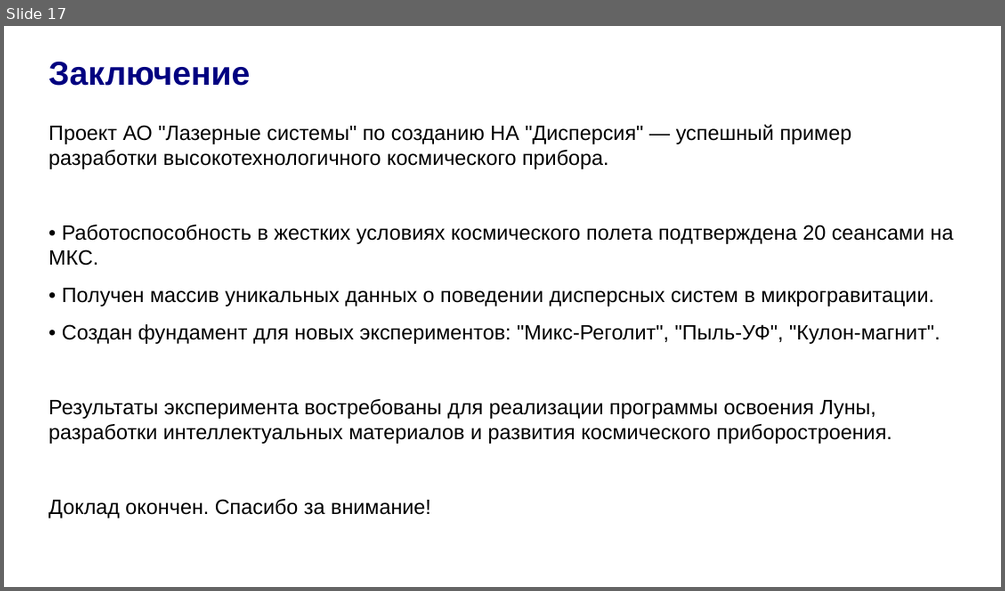
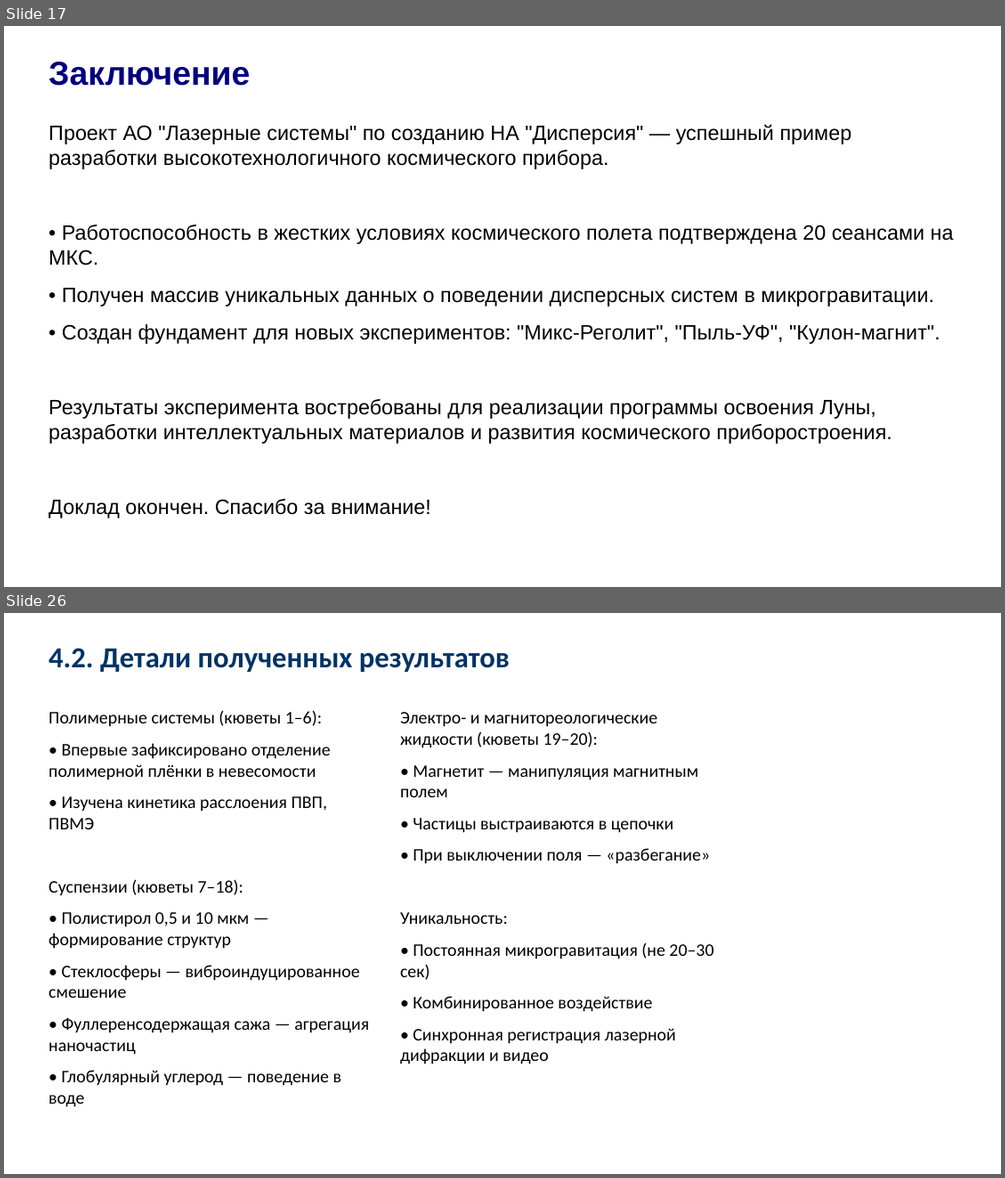
Before and after one commit to Evgeniy-makdak/Report_Project_Dispersion, a slide deck: Презентация_Дисперсия_Волков_Евгений.pptx. Shown one above the other, each under a label of ours: slide 17 before the commit, slides 17 and 26 after it; the slides between them are not shown. The pictures are 1005x591 and 1005x1178 pixels, drawn with LibreOffice and Linux fonts; fonts in the diff are those of the drawing. Boxes give left, top, right and bottom in pixels: in the first picture for what was removed or moved away, otherwise in the second. Text is boxed around its words. In the diff, an @@ line names an element or a change of style, - is before the commit and + after.

Commit message:
Дополнил доклад и презентацию: добавлены детали из исходных материалов (Микс-Реголит, Пыль-УФ, предыстория исследований, технические характеристики). Доклад переписан в стиле Фейнмана — живой разговорный язык без технических номеров. Презентация расширена с 17 до 29 слайдов с изображениями.

```diff
--- a/Презентация_Дисперсия_Волков_Евгений.pptx
+++ b/Презентация_Дисперсия_Волков_Евгений.pptx
@@ slide 26 added at bbox=[4, 613, 1001, 1174], background #FFFFFF @@
@@ text added at bbox=[48, 648, 510, 672], 28 pt, text #003366, bold @@
+4.2. Детали полученных результатов
@@ text added at bbox=[48, 710, 369, 1107], 17 pt, text #000000 @@
+Полимерные системы (кюветы 1–6):
+• Впервые зафиксировано отделение полимерной плёнки в невесомости
+• Изучена кинетика расслоения ПВП, ПВМЭ
+Суспензии (кюветы 7–18):
+• Полистирол 0,5 и 10 мкм — формирование структур
+• Стеклосферы — виброиндуцированное смешение
+• Фуллеренсодержащая сажа — агрегация наночастиц
+• Глобулярный углерод — поведение в воде
@@ text added at bbox=[400, 712, 713, 1064], 17 pt, text #000000 @@
+Электро- и магнитореологические жидкости (кюветы 19–20):
+• Магнетит — манипуляция магнитным полем
+• Частицы выстраиваются в цепочки
+• При выключении поля — «разбегание»
+Уникальность:
+• Постоянная микрогравитация (не 20–30 сек)
+• Комбинированное воздействие
+• Синхронная регистрация лазерной дифракции и видео
```
Also in this commit, not shown: 11 other slides added, 1 other file.
